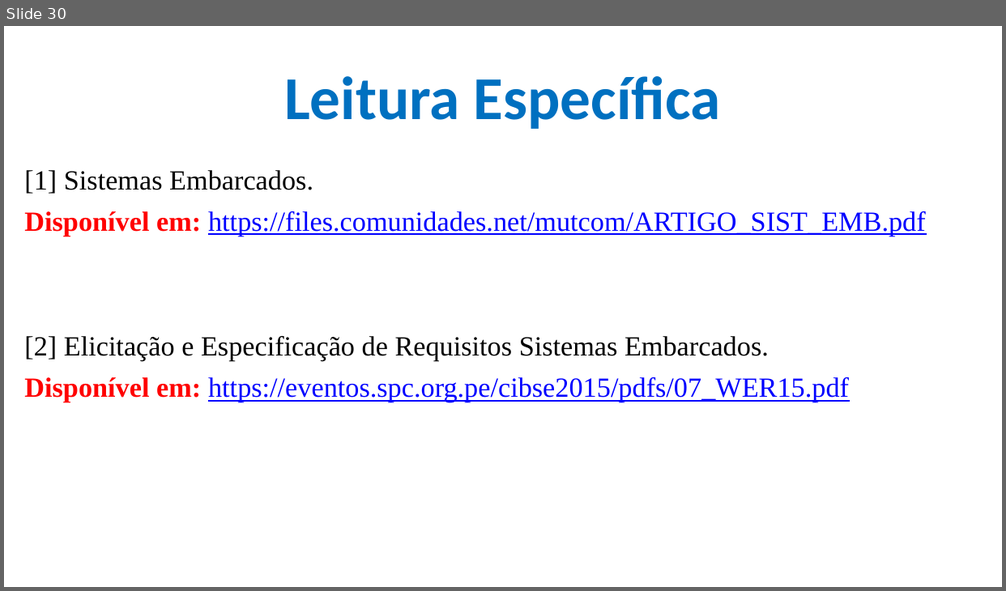
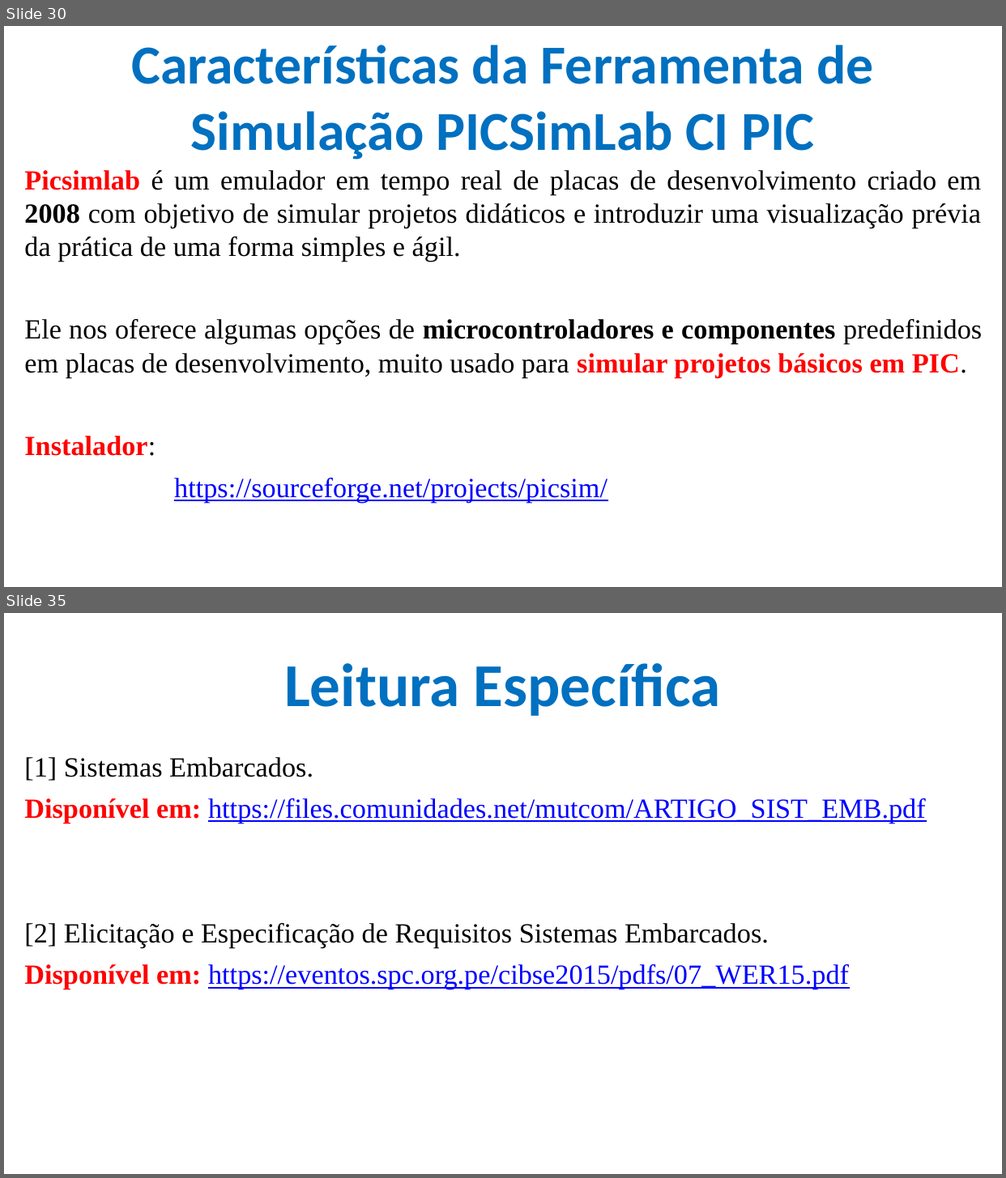
Before and after one commit to CloudEducationBrazil/WydenArea1ProgramacaoMicrocontroladores, a slide deck: 01 Classes/Aula 02 - Programação Microcontroladores.pptx. Shown one above the other, each under a label of ours: slide 30 before the commit, slides 30 and 35 after it; the slides between them are not shown. The pictures are 1006x591 and 1006x1178 pixels, drawn with LibreOffice and Linux fonts; fonts in the diff are those of the drawing; background and template pictures are left out. Boxes give left, top, right and bottom in pixels: in the first picture for what was removed or moved away, otherwise in the second. Text is boxed around its words. In the diff, an @@ line names an element or a change of style, - is before the commit and + after.

Commit message:
aula 02 microcontroladores atu 15032023

```diff
--- a/01 Classes/Aula 02 - Programação Microcontroladores.pptx
+++ b/01 Classes/Aula 02 - Programação Microcontroladores.pptx
@@ slide 30 added at <box>4,26,1002,587</box>, background picture (left out) @@
@@ title added at <box>131,45,874,160</box>, 39.6 pt, text #0070C0, bold @@
+Características da Ferramenta de Simulação PICSimLab CI PIC
@@ text added at <box>24,170,982,503</box>, 20 pt, text #000000 @@
+Picsimlab é um emulador em tempo real de placas de desenvolvimento criado em 2008 com objetivo de simular projetos didáticos e introduzir uma visualização prévia da prática de uma forma simples e ágil.
+Ele nos oferece algumas opções de microcontroladores e componentes predefinidos em placas de desenvolvimento, muito usado para simular projetos básicos em PIC.
+Instalador:
+https://sourceforge.net/projects/picsim/
@@ what was slide 30 is now slide 35 @@
```
Also in this commit, not shown: 1 slide changed, 4 other slides added.
